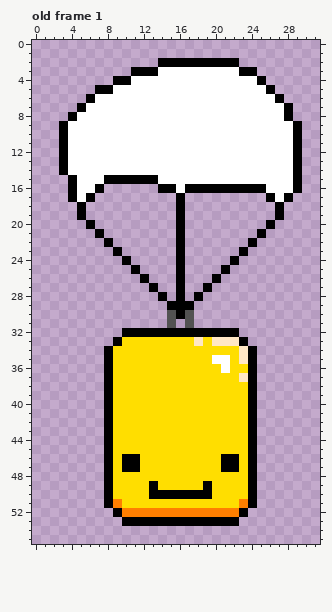
One commit to this pixel-art file: gas/gas.ase. The picture above was drawn from the file before the commit.
32x56 pixels, 1 frame. Shown: old frame 1. The commit also changed other frames, which this record leaves out.
And afterwards:
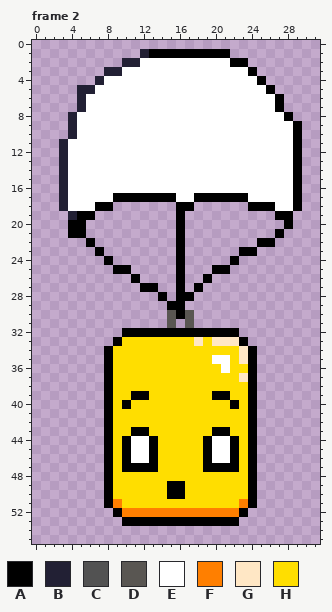
Palette (. is transparent): A #000000  B #222034  C #525252  D #595652  E #ffffff  F #ff7f00  G #ffe7c5  H #ffde00
A new or re-ordered frame is compared with the old frame closest to it.
The exact change:
frames 1 -> 3
layer "fuel" now hidden
layer "fuel Copy" added
layer "Layer 2" added
Changed rows in their new state; - is an unchanged pixel.
Frame 2 is new; against old frame 1:
first column x 3:
 1 ---------BAAAAAAAAA--------
 2 -------BBEEEEEEEEEE-A------
 3 -----BBEEEE---------E------
 4 ----BEEE-------------------
 5 --BBEE---------------------
 6 --BE-----------------------
 7 --B---------------------A.-
 8 -B-------------------------
 9 .B-------------------------
10 .B-------------------------
11 B--------------------------
12 B--------------------------
13 B--------------------------
14 B--------------------------
15 BE---EEEEEE----------------
16 BE--EEEEEEEEE-EEEEEEEEE----
17 BE-EEEAAAAAAAEEAAAAAAEEE-EA
18 BEEEAA--------A------AAAEEA
19 -B-A---------------------A-
20 -AA.-------------------.-A-
21 -AA-.-----------------.-A--
22 ---A-.---------------.AA---
23 ----A-.--------------A-----
24 -----A-.-------------------
25 ------AA.--------A---------
26 --------A.------A.---------
27 ---------A-----A.----------
28 --------------A.-----------
29 --------------.------------
30 ------------D-D------------
31 ------------D-D------------
first column x 10:
39 -AA-------AA-
40 A-----------A
43 -AA-------AA-
44 AEEA-----AEEA
45 AEEA-----AEEA
46 -EEA-----AEE-
47 --AA-----AA--
49 ---H-AA--H---
50 ---HH--HHH---
Where, in picture pixels (left, top, right, bottom), the same in both pictures:
changed: (59, 49, 302, 328)
changed: (122, 391, 239, 499)
